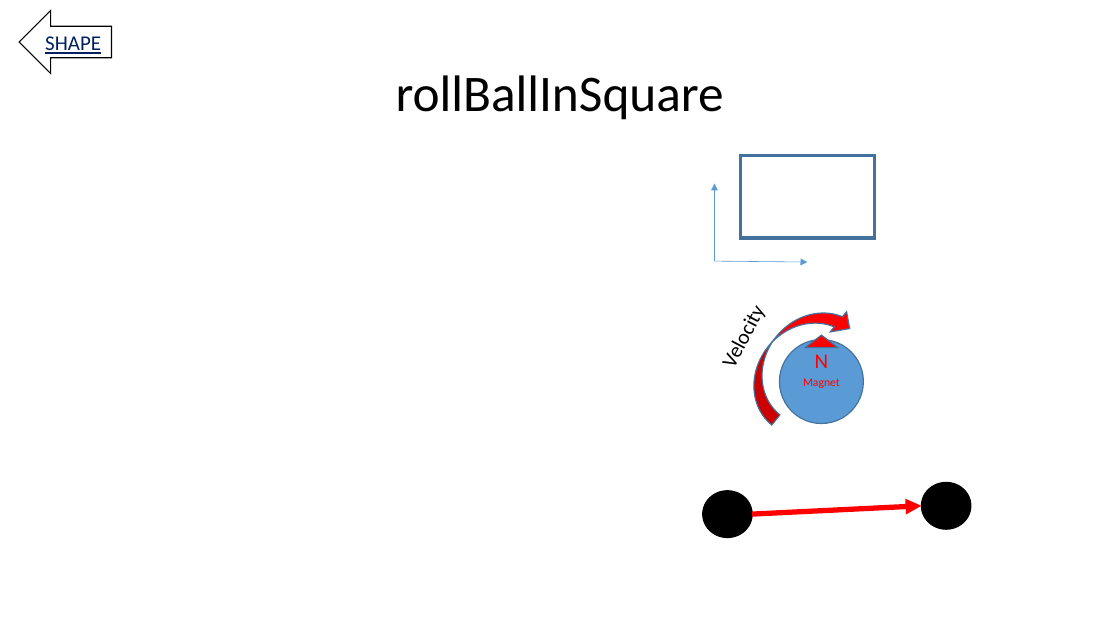
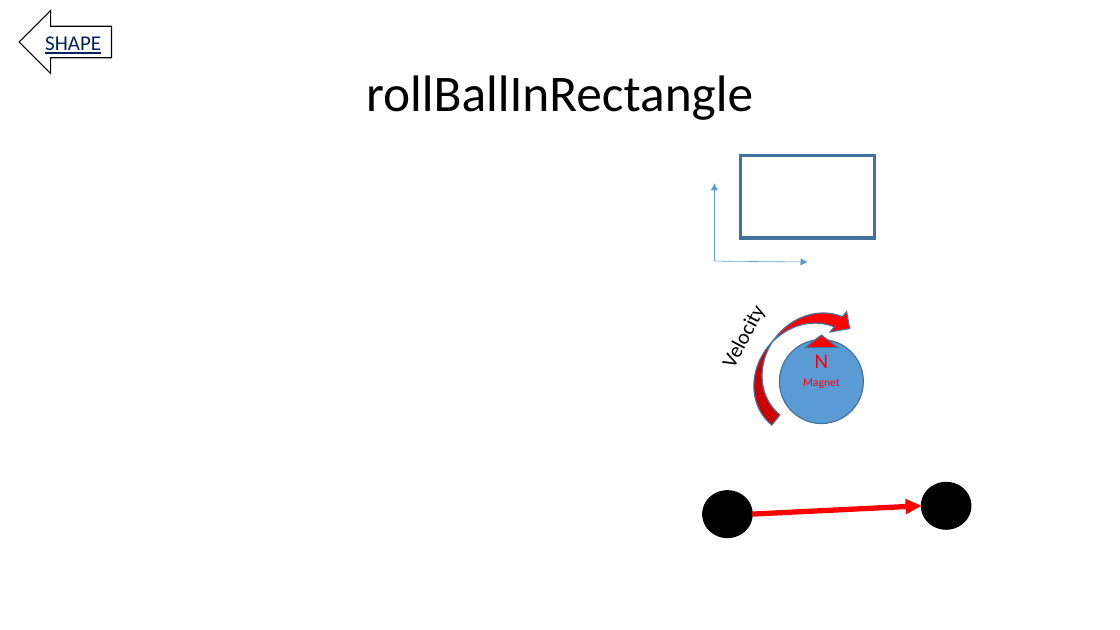
Before and after one commit to RoboticSwarmControl/3AxisMagnet, a slide deck: slide 5 of Omnimagnet Mind Map 06.25.2016 (wo parameter description).pptx. Drawn at 1120x630 pixels with LibreOffice and Linux fonts; fonts in the diff are those of the drawing; grey boxes stand for pictures. Boxes give left, top, right and bottom in pixels: in the first picture for what was removed or moved away, otherwise in the second. Text is boxed around its words. In the diff, an @@ line names an element or a change of style, - is before the commit and + after.

```diff
--- a/Omnimagnet Mind Map 06.25.2016 (wo parameter description).pptx
+++ b/Omnimagnet Mind Map 06.25.2016 (wo parameter description).pptx
@@ title at (366,75,753,120): text changed @@
-rollBallInSquare
+rollBallInRectangle
```
Also in this commit, not shown: 11 other slides changed, 2 slides removed.
